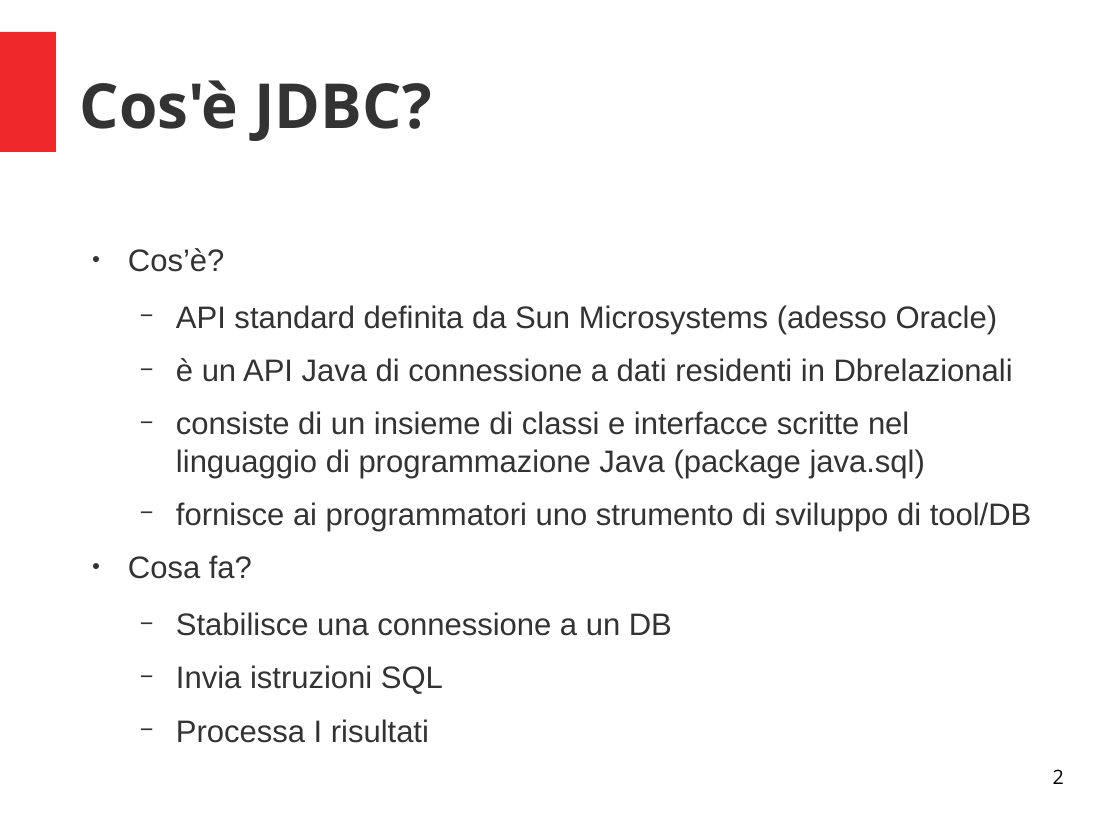
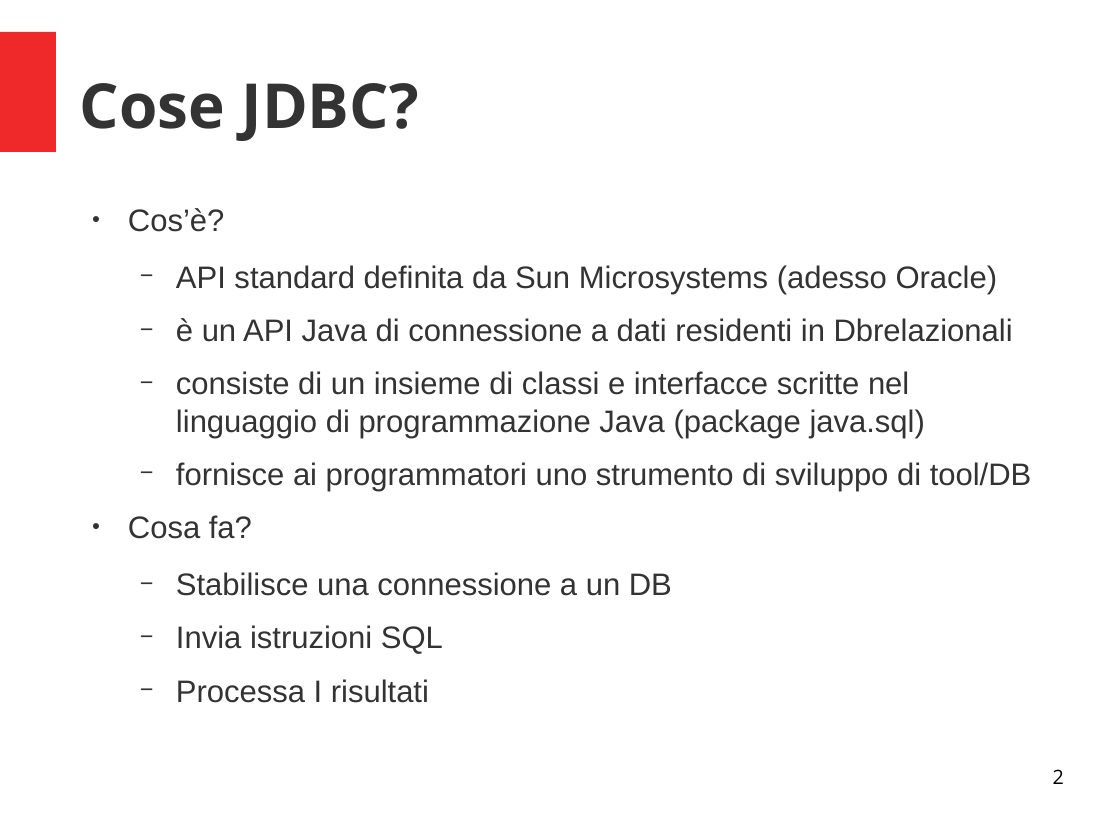
Before and after one commit to criluc/jdbc-tutorial, a slide deck: slide 2 of Introduzione a JDBC.odp. Drawn at 1120x840 pixels with LibreOffice and Linux fonts; fonts in the diff are those of the drawing. Boxes give left, top, right and bottom in pixels: in the first picture for what was removed or moved away, otherwise in the second. Text is boxed around its words. In the diff, an @@ line names an element or a change of style, - is before the commit and + after.

```diff
--- a/Introduzione a JDBC.odp
+++ b/Introduzione a JDBC.odp
@@ title at (80, 83, 419, 141): text changed @@
-Cos'è JDBC?
+Cose JDBC?
@@ text "Cos’è?": place and size @@
-text "Cos’è?" at (128, 248, 1032, 743)
+text "Cos’è?" at (128, 208, 1032, 703)
```
Also in this commit, not shown: 13 other slides changed, 3 other files.
